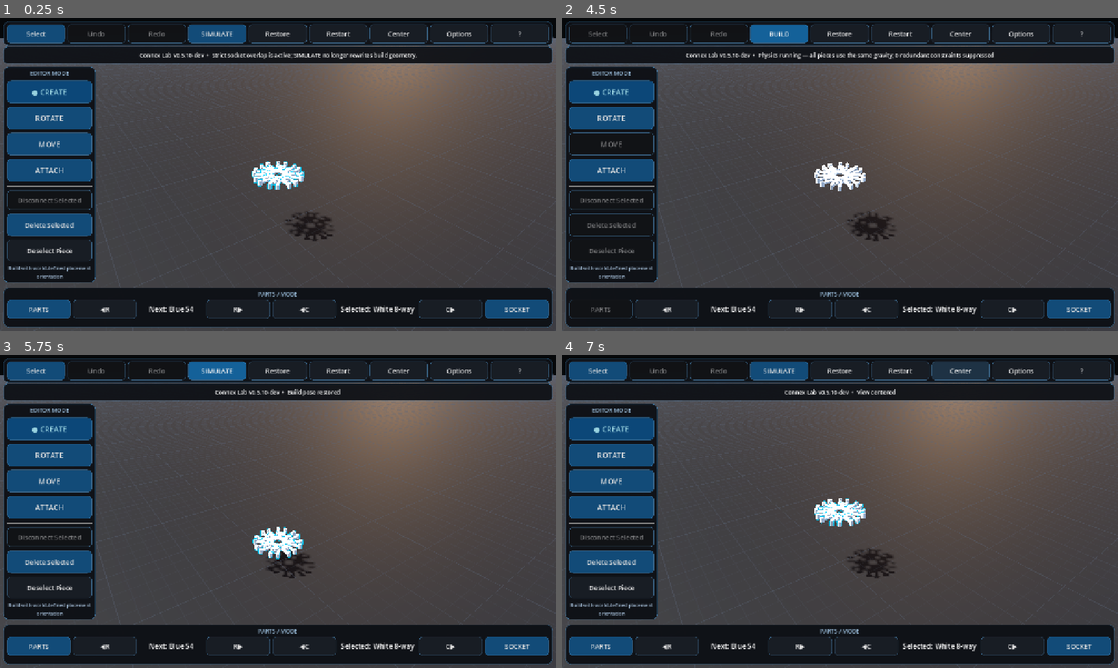
Above: before the commit, frames 1-4 (two rows, left to right).
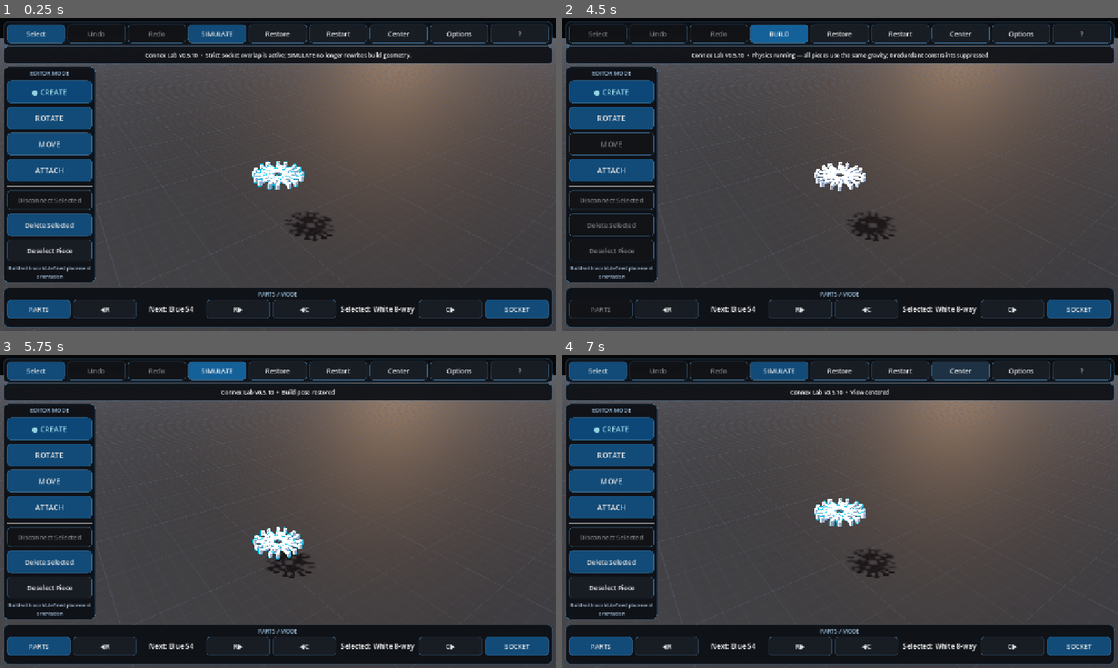
Above: after the commit, the same moments.

Repository: pixel375/connex
Game: Godot game, scene res://Main.tscn
The game is run twice, just before and just after one commit, with the same random seed, the same clock (stepped at 60 frames per second) and the same inputs.
Inputs:
- Up to frame 1 (0.25 s): no input
- Up to frame 2 (4.5 s): click "Restart" at 0.5 s; click "Restart" at 1.25 s; click "Restart" at 2 s; click "Select" at 2.75 s; click "SELECT…" at 3.5 s; click "SIMULATE" at 4.25 s
- Up to frame 3 (5.75 s): click "BUILD" at 5 s
- Up to frame 4 (7 s): click "Restore" at 5.75 s; click "Center" at 6.5 s

The runs differ from the first frame. In frame 1, 0.5% of the frame differs, in the area x 25-75%, y 10-14%; in frame 2, 0.6%, in the area x 22-78%, y 10-14%; in frame 3, 0.2%; in frame 4, 0.2%.

Commit message:
release: finalize v0.5.10 runtime

Diff:
--- a/scripts/main_v065.gd
+++ b/scripts/main_v065.gd
@@ -1,6 +1,6 @@
 extends "res://scripts/main_v064.gd"
 
-const VERSION_065 := "0.5.10-dev"
+const VERSION_065 := "0.5.10"
 
 # Auto-connect means overlap, not proximity. The old v0.5.5 shell was 3.50
 # world units and could treat a visibly separated rod/socket pair as connected.
@@ -26,10 +26,6 @@
 
 # -----------------------------------------------------------------------------
 # Strict rod-end -> socket matching.
-#
-# A candidate must already be physically at the socket. We do not use the wide
-# v0.5.5 3.50-unit shell, and we do not accept a large lateral miss merely because
-# the rod points in roughly the right direction.
 # -----------------------------------------------------------------------------
 
 func _best_socket_for_end_v020(rod: RigidBody3D, sign_value: int) -> Dictionary:
@@ -104,8 +100,6 @@
 		return false
 
 	var had_connections: bool = not _connections_for_piece_v020(connector).is_empty()
-	# Anchor at the real rod end. The candidate is already inside the socket, so
-	# creating the joint must not move either body to make the math fit.
 	var anchor: Vector3 = target.get("rod_point", _rod_end_v020(rod, sign_value)) as Vector3
 	var joint: Generic6DOFJoint3D = _make_fixed_joint(rod, connector, anchor)
 	var primary: bool = not had_connections and not bool(connector.get_meta("root_piece_v020", false)) and int(connector.get_meta("primary_connection_uid_v020", -1)) < 0
@@ -188,13 +182,6 @@
 
 # -----------------------------------------------------------------------------
 # SIMULATE must not be an editor operation.
-#
-# v0.5.6 performed a final auto-dock/auto-connect pass here and v0.5.5 projected
-# every recorded connection into a new pose. Both actions modify the construction
-# simply because SIMULATE was pressed. Temporarily mark graph restoration active
-# while the inherited preflight runs; that skips only those two editor-style
-# mutations while preserving the legacy solver graph setup, the v0.5.8 closed-
-# loop SOCKET restoration, and the v0.5.9 redundant angular-lock softening.
 # -----------------------------------------------------------------------------
 
 func _prepare_stable_simulation_graph() -> void:
